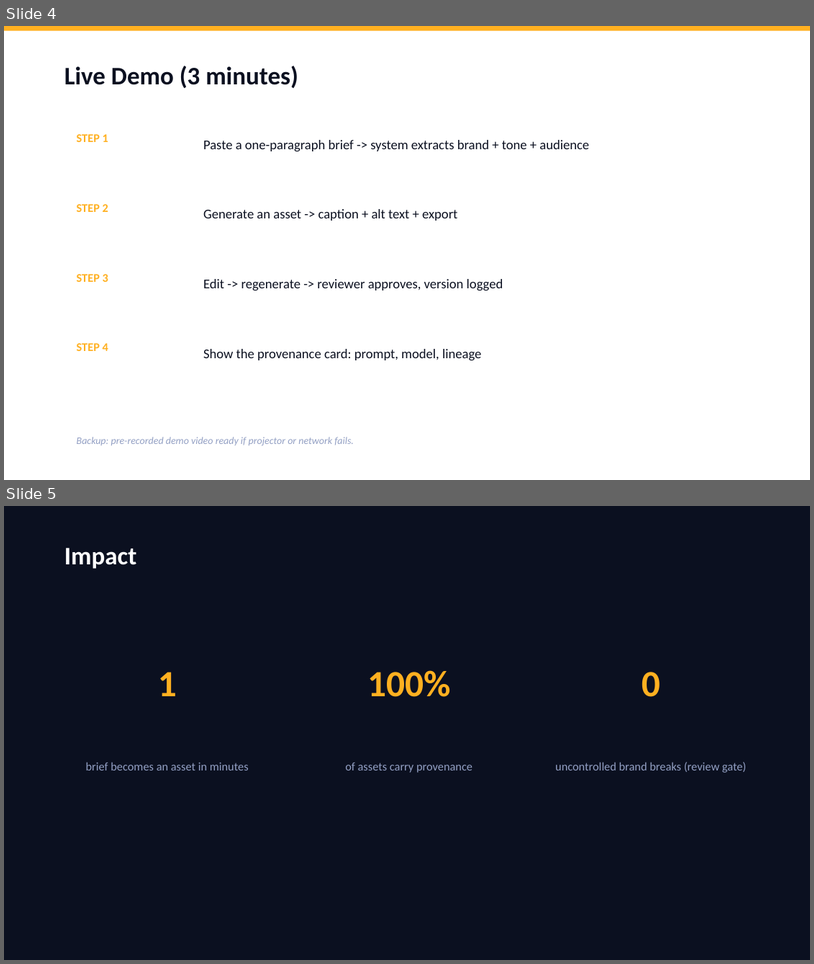
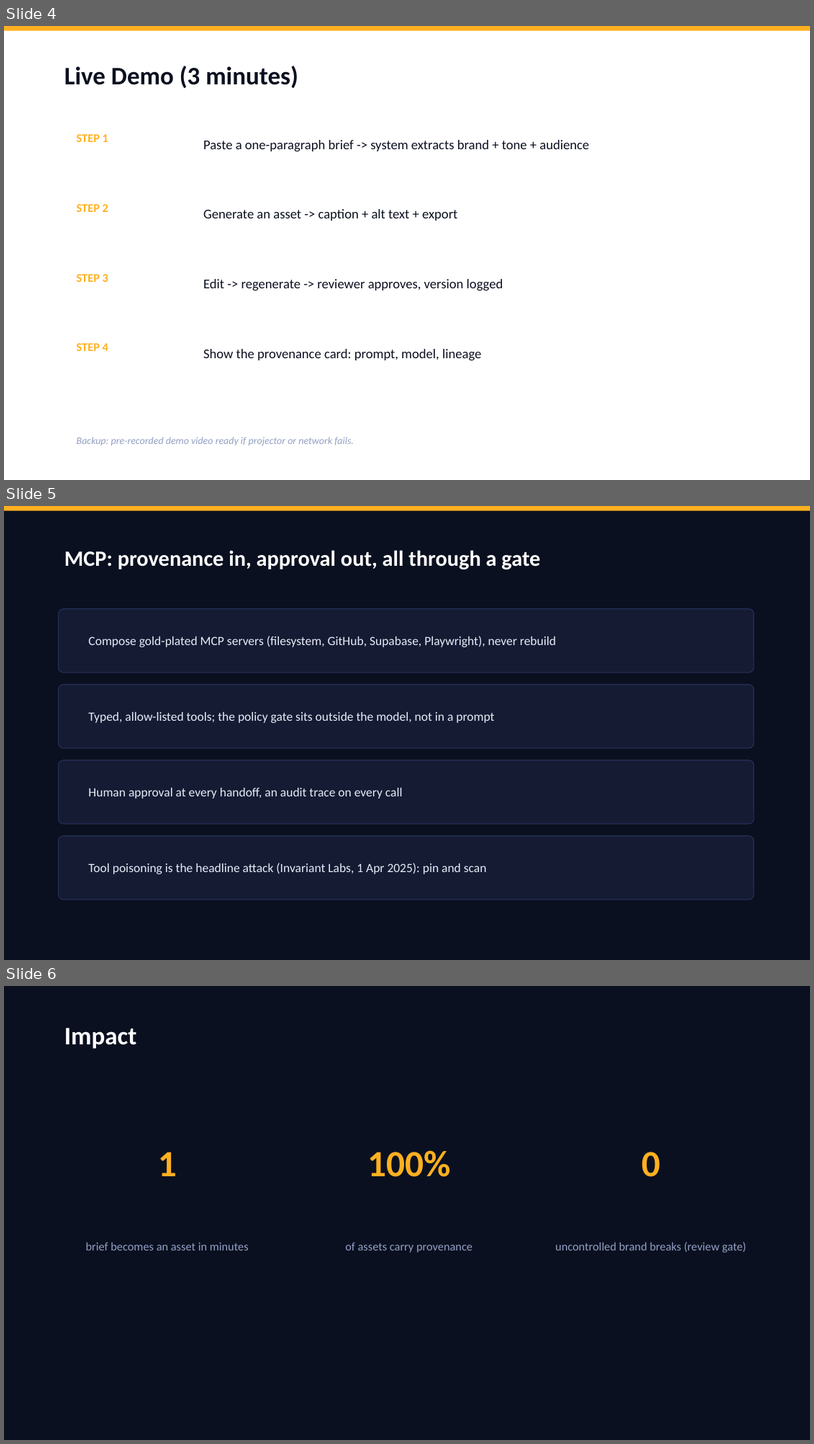
Before and after one commit to harshgounder/craft-n-code, a slide deck: scaffold/deck/deck-creative.pptx. Shown one above the other, each under a label of ours: slides 4 and 5 before the commit, slides 4, 5 and 6 after it. The pictures are 814x964 and 814x1444 pixels, drawn with LibreOffice and Linux fonts; fonts in the diff are those of the drawing. Boxes give left, top, right and bottom in pixels: in the first picture for what was removed or moved away, otherwise in the second. Text is boxed around its words. In the diff, an @@ line names an element or a change of style, - is before the commit and + after.

```diff
--- a/scaffold/deck/deck-creative.pptx
+++ b/scaffold/deck/deck-creative.pptx
@@ slide 5 added at (x1=4, y1=506, x2=810, y2=960), background #0B1020 @@
@@ rectangle added at (x1=4, y1=506, x2=810, y2=511), fill #FFB020 @@
@@ text added at (x1=64, y1=550, x2=540, y2=569), 26 pt, text #FFFFFF, bold @@
+MCP: provenance in, approval out, all through a gate
@@ rounded rectangle added at (x1=59, y1=609, x2=754, y2=672), fill #141B33, outline #263055 1 pt @@
@@ text added at (x1=88, y1=636, x2=556, y2=647), 15 pt, text #E8ECF8 @@
+Compose gold-plated MCP servers (filesystem, GitHub, Supabase, Playwright), never rebuild
@@ rounded rectangle added at (x1=59, y1=685, x2=754, y2=748), fill #141B33, outline #263055 1 pt @@
@@ text added at (x1=88, y1=712, x2=494, y2=723), 15 pt, text #E8ECF8 @@
+Typed, allow-listed tools; the policy gate sits outside the model, not in a prompt
@@ rounded rectangle added at (x1=59, y1=760, x2=754, y2=824), fill #141B33, outline #263055 1 pt @@
@@ text added at (x1=88, y1=788, x2=403, y2=798), 15 pt, text #E8ECF8 @@
+Human approval at every handoff, an audit trace on every call
@@ rounded rectangle added at (x1=59, y1=836, x2=754, y2=899), fill #141B33, outline #263055 1 pt @@
@@ text added at (x1=88, y1=862, x2=487, y2=874), 15 pt, text #E8ECF8 @@
+Tool poisoning is the headline attack (Invariant Labs, 1 Apr 2025): pin and scan
@@ what was slide 5 is now slide 6 @@
```
Also in this commit, not shown: 2 slides changed, 4 other files.
